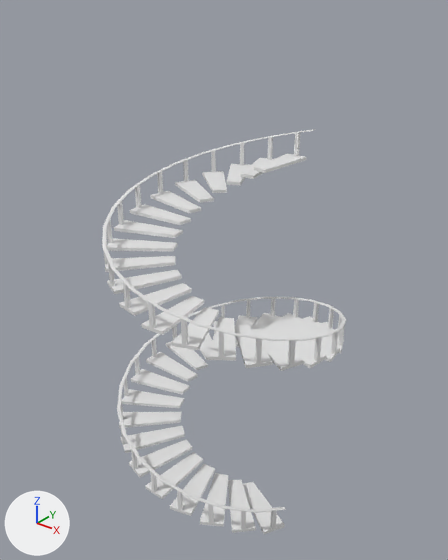
A saved change to the Blender file Swords and Sails/LadyLuck/Stairs.blend.
One viewpoint serves both versions: a camera (50 mm lens) standing at (2.91, -3.69, 4.17) and looking at (-0.02, -0.03, 1.9). Lighting does not change. The marker at lower left points along +X, +Y and +Z.

Names of what the first picture shows: 'Stairs'.
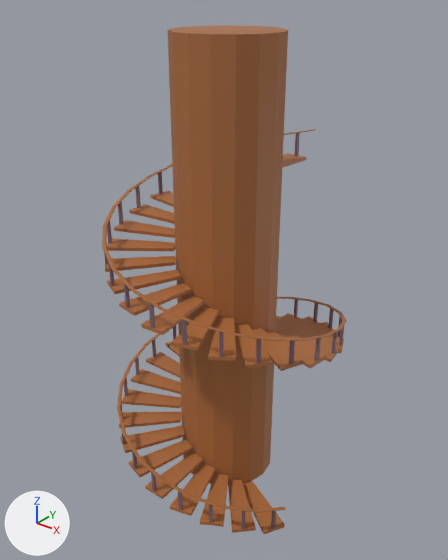
Edits to the bpy script that builds the scene:
```text
Add img_rev_stairs:
    img_rev_stairs = load_image('Rev Stairs', 'Stair/Rev Stairs.png', 1024, 1024, 'sRGB')
Add img_pole_s:
    img_pole_s = load_image('Pole S', 'Stair/Pole S.png', 1024, 1024, 'sRGB')
Add mat_stairss:
    mat_stairss = principled_material('Stairss')
    mat_stairss.texture = img_rev_stairs
Add mat_pole:
    mat_pole = principled_material('Pole')
    mat_pole.texture = img_pole_s
Change me_circle:
    where me_circle.from_pydata(...)  # 44 vertices, 36 faces; spans x 0.35..0.927, y -0.624..-0.147, z 0.0..0.283
    used by ob_stairs; location = (0.0, 0.0, 0.0)
    me_circle part 1: all 11 faces centred in x 0.778..0.913, y -0.612..-0.38, z 0.208..0.278 switch from no material to mat_stairss (picture img_rev_stairs)
    me_circle part 2: all 10 faces centred in x 0.818..0.91, y -0.548..-0.375, z 0.0..0.029 switch from no material to mat_stairss (picture img_rev_stairs)
    me_circle part 3: all 8 faces centred in x 0.577..0.658, y -0.394..-0.257, z 0.0..0.029 switch from no material to mat_stairss (picture img_rev_stairs)
    me_circle part 4: all 3 faces centred in x 0.363..0.405, y -0.228..-0.169, z 0.014 switch from no material to mat_stairss (picture img_rev_stairs)
    add me_circle.materials.append(mat_pole)  # picture img_pole_s
Add me_cylinder:
    me_cylinder.from_pydata(...)  # a 16-sided cylinder along z spanning x -1.0..1.0, y -1.0..1.0, z -1.0..8.01
    me_cylinder.materials.append(mat_stairss)  # picture img_rev_stairs
Add ob_cylinder:
    ob_cylinder = bpy.data.objects.new('Cylinder', me_cylinder)
    ob_cylinder.location = (0.0, 0.0, 0.442)
    ob_cylinder.scale = (0.426, 0.426, 0.426)
```

Changed parts and their boxes [x1, y1, x2, y2] in the pictures (448 x 560 px):
'Cylinder', added (brown)
    after: [168, 26, 288, 484]
part 1 of me_circle, recoloured (white to brown)
    both: [102, 129, 346, 513]
part 2 of me_circle, recoloured (grey to brown)
    both: [105, 157, 341, 534]
part 3 of me_circle, recoloured (grey to brown)
    both: [109, 158, 327, 530]
part 4 of me_circle, recoloured
    before: [173, 167, 265, 422]
    after: [173, 246, 182, 422]
